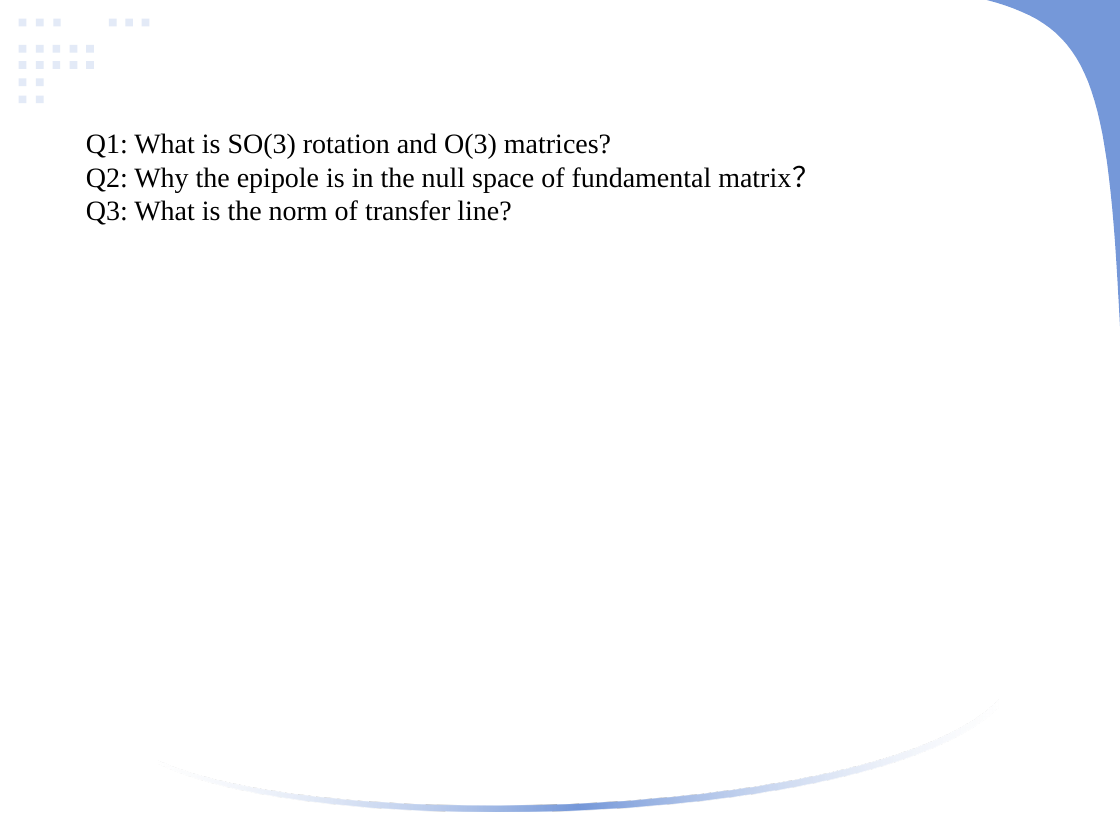
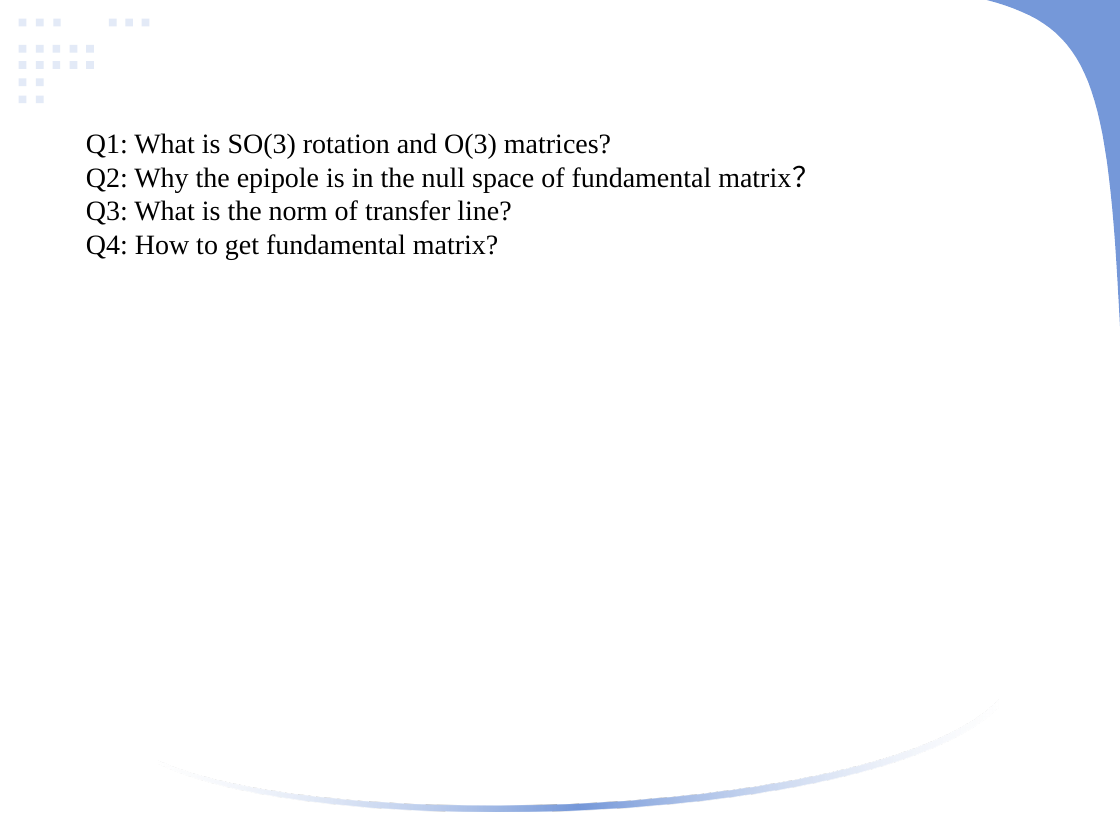
Before and after one commit to linlinge/monday-speech, a slide deck: slide 23 of 2019.03.25 ICCV 2015, Optimizing the Viewing Graph for Structure-from-Motion.pptx (slide 22 before the commit). Drawn at 1120x840 pixels with LibreOffice and Linux fonts; fonts in the diff are those of the drawing. Boxes give left, top, right and bottom in pixels: in the first picture for what was removed or moved away, otherwise in the second. Text is boxed around its words. In the diff, an @@ line names an element or a change of style, - is before the commit and + after.

```diff
--- a/2019.03.25 ICCV 2015, Optimizing the Viewing Graph for Structure-from-Motion.pptx
+++ b/2019.03.25 ICCV 2015, Optimizing the Viewing Graph for Structure-from-Motion.pptx
@@ text at (x1=86, y1=234, x2=498, y2=259): paragraph added @@
+Q4: How to get fundamental matrix?
```
Also in this commit, not shown: 3 other slides changed, 2 slides added, 1 slide removed, 1 other file.
